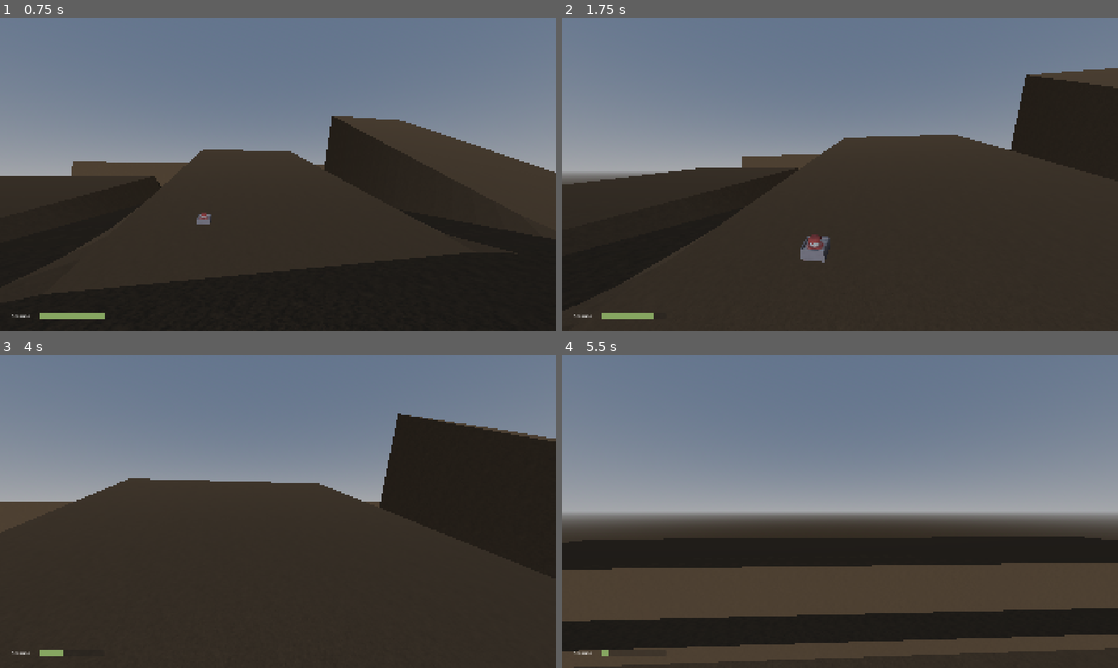
Above: before the commit, frames 1-4 (two rows, left to right).
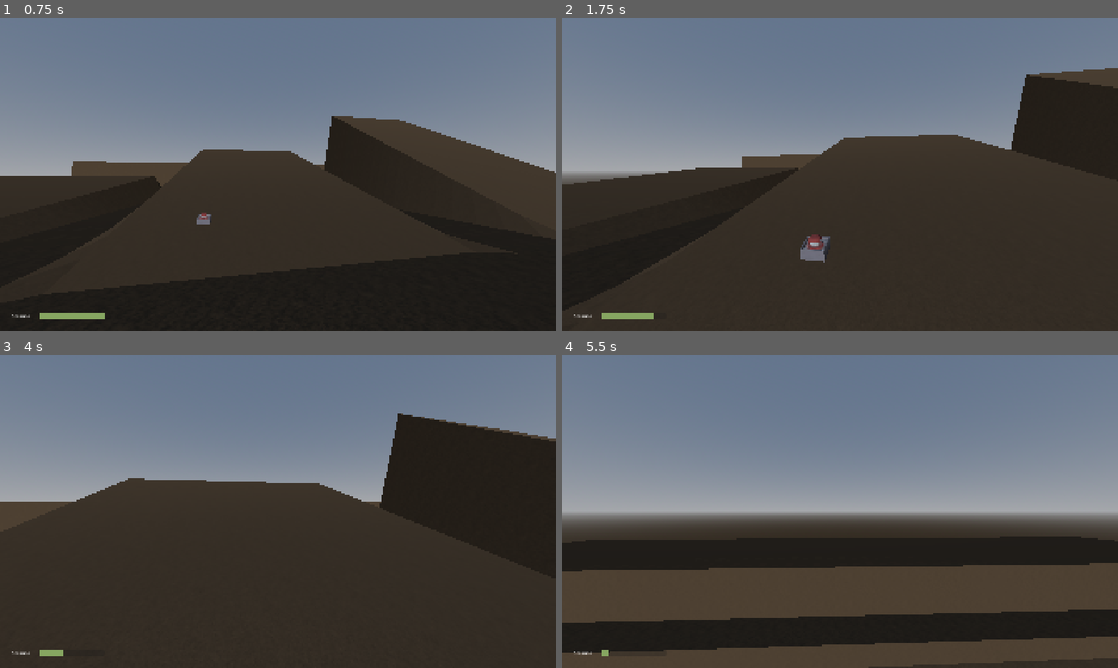
Above: after the commit, the same moments.

Repository: JFCarson/goon-tomb
Game: Godot game, scene res://main.tscn
Two runs of this game, one before a commit and one after it. Both use one fixed random seed, a clock stepped at 60 frames per second and the inputs below.
Inputs (mouse positions are in pixels of both pictures, inside the frame that each line leads up to):
- Up to frame 1 (0.75 s): tap Enter at 0.5 s; move the mouse to (305, 174) at 0.52 s; hold W (move_forward) from 0.53 s (still down); hold E (interact) from 0.53 s (still down)
- Up to frame 2 (1.75 s): keep holding W (move_forward); tap Space (jump) at 0.77, 1.07, 1.52, 1.55 s; tap Shift (sprint) at 0.8, 1.35 s; move the mouse to (812, 174) at 1.27 s; release E (interact) at 1.28 s
- Up to frame 3 (4 s): keep holding W (move_forward); tap Space (jump) at 1.82, 2.1, 3.02, 3.32, 3.77, 3.8 s; move the mouse to (289, 505) at 2.02 s; hold E (interact) 2.03-2.78 s; move the mouse to (272, 517) at 2.77 s; tap E (interact) at 2.85 s; tap Shift (sprint) at 3.05 s; move the mouse to (316, 514) at 3.52 s; hold Shift (sprint) from 3.53 s (still down)
- Up to frame 4 (5.5 s): keep holding W (move_forward); tap Space (jump) at 4.07, 4.52, 4.82 s; move the mouse to (795, 508) at 4.27 s; release Shift (sprint) at 4.28 s; tap E (interact) at 4.35 s; move the mouse to (845, 511) at 5.02 s; hold Shift (sprint) from 5.03 s (still down)

Frame 1 is identical in both runs. In frame 2, less than 0.1% of the frame differs, in the area x 3-89%, y 17-92%; in frame 3, less than 0.1%; in frame 4, 3.6%, in the area x 0-100%, y 58-100%.

Commit message:
feat(player-controller): tidy of orchestrator

Diff:
--- a/src/hud/scripts/hud.gd
+++ b/src/hud/scripts/hud.gd
@@ -18,6 +18,7 @@
 		return
 
 	displayed_stamina = move_toward(displayed_stamina, target_stamina, bar_speed * delta)
+
 	stamina_bar.value = displayed_stamina
 
 
--- a/src/player/player.gd
+++ b/src/player/player.gd
@@ -2,7 +2,8 @@
 extends CharacterBody3D
 
 ## Orchestrator script for the player.
-## Coordinates player components and owns the player's high-level state.
+## Coordinates player controllers and owns the player's high-level
+## CharacterBody3D responsibilities.
 
 
 # Controllers
@@ -18,64 +19,95 @@
 
 # Runtime State
 var motion_state : PlayerEnums.MotionState = PlayerEnums.MotionState.IDLE
-var can_sprint : bool = false
 
 
+# Updates systems that operate independently of the physics simulation.
 func _process(_delta: float) -> void:
 	input.update_interaction()
 
 
+# Initialises the player's input dependencies and captures the mouse.
 func _ready() -> void:
 	Input.set_mouse_mode(Input.MOUSE_MODE_CAPTURED)
 	input.initialise(camera.get_interact_ray(), hud.get_interact_prompt())
 
 
-# Fallback handler
+# Handle camera movement.
 func _unhandled_input(event : InputEvent) -> void:
-	# Fallback for camera.
 	if event is InputEventMouseMotion and Input.get_mouse_mode() == Input.MOUSE_MODE_CAPTURED:
-		rotate_y(camera.handle_camera_motion(event))
-
-	# Fallback for interactions.
-	if event.is_action_pressed("interact"):
-		input.try_interact()
+		rotate_y(camera.handle_input(event))
 
 
+# Updates the player's physical movement and coordinates the player controllers.
 func _physics_process(delta : float) -> void:
+	# Apply gravity before resolving movement for the current frame.
+	_apply_gravity(delta)
+
+	# Resolve the current motion state before movement is calculated.
+	_update_motion_state()
+
+	# Calculate and apply horizontal movement.
+	_apply_movement(delta)
+
+	# Handle jump input and apply vertical jump velocity when permitted.
+	_handle_jump()
+
+	# Resolve the player's movement through CharacterBody3D physics.
+	move_and_slide()
+
+	# Recalculate the motion state using the resolved physics state.
+	_update_motion_state()
+
+	# Update resource systems and their associated HUD elements.
+	_update_resources(delta)
+
+	# Apply camera effects using the resolved player movement state.
+	_update_camera(delta)
+
+
+## Private Methods
+# Applies gravity while the player is airborne.
+func _apply_gravity(delta : float) -> void:
 	if not is_on_floor():
 		velocity += get_gravity() * delta
 
-	can_sprint = input.can_sprint(is_on_floor(), resources.can_sprint())
 
-	# Determine the player's current motion state.
+# Determines and propagates the player's current motion state.
+func _update_motion_state() -> void:
+	# Sprinting requires both valid movement conditions and available stamina.
+	var can_sprint : bool = input.can_sprint(is_on_floor(), resources.can_sprint())
+
+	# Resolve the player's motion state from the current physical and input state.
 	state.update(velocity, is_on_floor(), can_sprint, Input.is_action_pressed("sprint"))
+
+	# Store the resolved state locally and pass it to movement-dependent components.
+	motion_state = state.get_motion_state()
 	input.set_motion_state(motion_state)
 
+
+# Calculates and applies the player's horizontal movement velocity.
+func _apply_movement(delta : float) -> void:
 	var horizontal_velocity : Vector3 = input.update_movement(delta, velocity, transform.basis, is_on_floor())
 
 	velocity.x = horizontal_velocity.x
 	velocity.z = horizontal_velocity.z
 
-	# Handle jumping.
+
+# Handles jump input and applies the resulting vertical velocity.
+func _handle_jump() -> void:
 	var jump_velocity : float = input.handle_jump(is_on_floor(), resources.can_jump())
 
 	if jump_velocity > 0.0:
 		if resources.consume_jump():
 			velocity.y = jump_velocity
 
-	move_and_slide()
 
-	# Recalculate the state after movement has been resolved.
-	motion_state = state.get_motion_state()
-	input.set_motion_state(motion_state)
-
-	# Update stamina using the resolved movement state.
-	resources.update(delta, motion_state)
-
-	if motion_state == PlayerEnums.MotionState.SPRINTING and not resources.can_sprint():
-		input.lock_sprint()
-
+# Updates player resources and synchronises the stamina display.
+func _update_resources(delta : float) -> void:
+	resources.update(delta, motion_state, Input.is_action_pressed("sprint"))
 	hud.update_stamina(resources.get_stamina(), resources.get_max_stamina())
 
-	# Trigger camera movement effects processing.
+
+# Updates camera movement effects using the player's resolved state and velocity.
+func _update_camera(delta : float) -> void:
 	camera.update(delta, velocity, motion_state)
--- a/src/player/scripts/controllers/player_camera_controller.gd
+++ b/src/player/scripts/controllers/player_camera_controller.gd
@@ -8,12 +8,18 @@
 @onready var camera_arm : CameraArm = $CameraArm
 
 
-## Public Interface
-# Handles mouse input and returns the yaw rotation for the player.
-func handle_camera_motion(event : InputEvent) -> float:
+# Handles camera-related input and returns the resulting player yaw.
+func handle_input(event : InputEvent) -> float:
+	if not event is InputEventMouseMotion:
+		return 0.0
+
+	if Input.get_mouse_mode() != Input.MOUSE_MODE_CAPTURED:
+		return 0.0
+
 	return camera_arm.handle_camera_motion(event)
 
 
+## Public Interface
 # Returns the interaction ray used by the camera.
 func get_interact_ray() -> RayCast3D:
 	return camera_arm.get_interact_ray()
--- a/src/player/scripts/controllers/player_input_controller.gd
+++ b/src/player/scripts/controllers/player_input_controller.gd
@@ -75,11 +75,9 @@
 	movement.set_motion_state(state)
 
 
-# Updates the interaction prompt.
+# Updates the interaction prompt and handles interaction input.
 func update_interaction() -> void:
 	interaction.update_interaction()
 
-
-# Attempts to interact with the object currently targeted.
-func try_interact() -> void:
-	interaction.try_interact()
+	if Input.is_action_just_pressed("interact"):
+		interaction.try_interact()
--- a/src/player/scripts/controllers/player_resource_controller.gd
+++ b/src/player/scripts/controllers/player_resource_controller.gd
@@ -2,18 +2,30 @@
 extends Node
 
 ## Coordinates the player's resource components.
-## Provides a single interface for the player orchestrator to
-## interact with resources such as stamina and health.
 
 
 # Components
 @onready var stamina : PlayerStamina = $PlayerStamina
 
 
+# Runtime State
+var sprint_locked : bool = false
+
+
 ## Public Interface
 # Updates all resource components for the current frame.
-func update(delta : float, motion_state : PlayerEnums.MotionState) -> void:
+func update(delta : float, motion_state : PlayerEnums.MotionState, sprint_pressed : bool) -> void:
 	stamina.update(delta, motion_state == PlayerEnums.MotionState.SPRINTING)
+
+	if not sprint_pressed:
+		sprint_locked = false
+	if motion_state == PlayerEnums.MotionState.SPRINTING and not stamina.can_sprint():
+		sprint_locked = true
+
+
+# Returns whether the player is currently allowed to sprint.
+func can_sprint() -> bool:
+	return stamina.can_sprint() and not sprint_locked
 
 
 ## Public Interface: Stamina
@@ -35,8 +47,3 @@
 # Consumes the stamina cost of jumping.
 func consume_jump() -> bool:
 	return stamina.consume_jump()
-
-
-# Returns whether the player has enough stamina to sprint.
-func can_sprint() -> bool:
-	return stamina.can_sprint()
--- a/src/player/scripts/controllers/player_state_controller.gd
+++ b/src/player/scripts/controllers/player_state_controller.gd
@@ -2,8 +2,6 @@
 extends Node
 
 ## Coordinates the player's state components.
-## Provides a single interface for the player orchestrator to
-## access and update the player's different state categories.
 
 
 # Components
